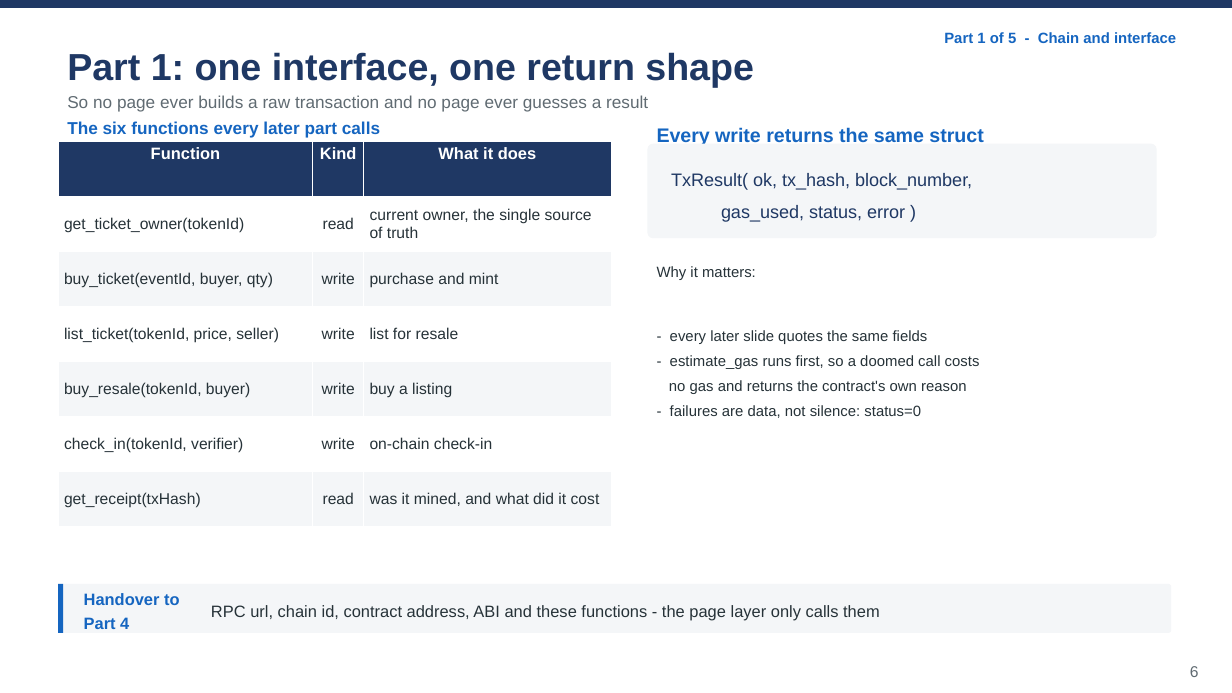
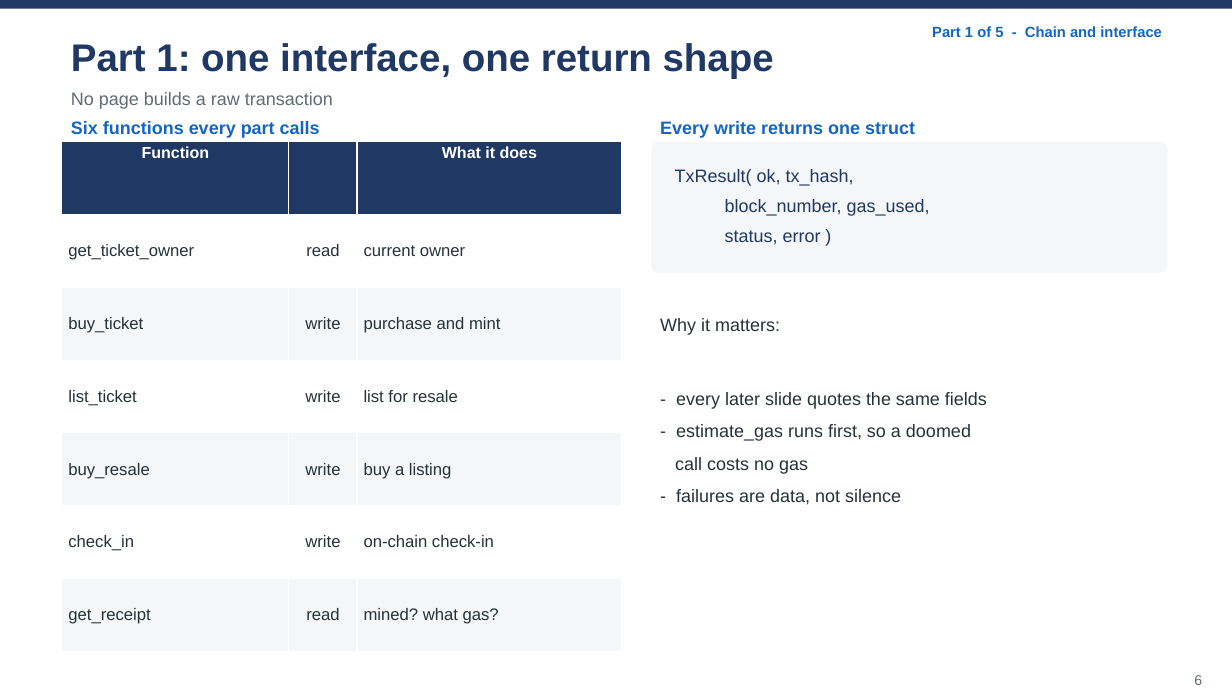
Before and after one commit to wangzai-dao/FTEC5520_AntiScalping, a slide deck: slide 6 of presentation/final_presentation.pptx. Drawn at 1232x693 pixels with LibreOffice and Linux fonts; fonts in the diff are those of the drawing. Boxes give left, top, right and bottom in pixels: in the first picture for what was removed or moved away, otherwise in the second. Text is boxed around its words. In the diff, an @@ line names an element or a change of style, - is before the commit and + after.

```diff
--- a/presentation/final_presentation.pptx
+++ b/presentation/final_presentation.pptx
@@ text "Part 1: one interface, one ..." at [71,43,774,79]: size 29.3 to 30 pt; line spacing 1.25 to 1.15 @@
@@ text "Part 1 of 5 - ...": place and size @@
-text "Part 1 of 5 - ..." at [944,32,1176,43]
+text "Part 1 of 5 - ..." at [932,26,1162,37]
@@ text "Part 1 of 5 - ..." at [932,26,1162,37]: size 11.6 to 11.5 pt; line spacing 1.25 to 1.15 @@
@@ text at [71,92,333,109]: text changed; size 13.4 to 14 pt @@
-So no page ever builds a raw transaction and no page ever guesses a result
+No page builds a raw transaction
@@ table at [62,142,623,652] @@
-row 1, column 2: Kind
+row 1, column 2: 
-row 2, column 1: get_ticket_owner(tokenId)
+row 2, column 1: get_ticket_owner
-row 2, column 3: current owner, the single source of truth
+row 2, column 3: current owner
-row 3, column 1: buy_ticket(eventId, buyer, qty)
+row 3, column 1: buy_ticket
-row 4, column 1: list_ticket(tokenId, price, seller)
+row 4, column 1: list_ticket
-row 5, column 1: buy_resale(tokenId, buyer)
+row 5, column 1: buy_resale
-row 6, column 1: check_in(tokenId, verifier)
+row 6, column 1: check_in
-row 7, column 1: get_receipt(txHash)
+row 7, column 1: get_receipt
-row 7, column 3: was it mined, and what did it cost
+row 7, column 3: mined? what gas?
@@ size 12.8 to 12.5 pt in "Function", "What it does" @@
@@ size 12.2 to 13 pt in "read", "write", "purchase and mint", "write" and 6 more places @@
@@ table: place and size @@
-table at [58,142,612,528]
+table at [62,142,623,652]
@@ text at [71,121,320,138]: text changed; size 13.4 to 14 pt @@
-The six functions every later part calls
+Six functions every part calls
@@ rounded rectangle: place and size @@
-rounded rectangle at [648,144,1157,238]
+rounded rectangle at [652,142,1168,274]
@@ text at [660,121,915,138]: text changed; size 15.2 to 14 pt @@
-Every write returns the same struct
+Every write returns one struct
@@ text at [675,169,930,245]: text changed @@
-TxResult( ok, tx_hash, block_number,
-gas_used, status, error )
+TxResult( ok, tx_hash,
+block_number, gas_used,
+status, error )
@@ text "Why it matters:": place and size @@
-text "Why it matters:" at [657,266,980,418]
+text "Why it matters:" at [660,318,987,505]
@@ text at [660,318,987,409]: size 11.6 to 14 pt in "Why it matters:", "- every later slide quotes the same ..."; line spacing 1.4 to 1.5 @@
@@ text at [675,424,971,505]: text changed; size 11.6 to 14 pt @@
-- estimate_gas runs first, so a doomed call costs
-no gas and returns the contract's own reason
-- failures are data, not silence: status=0
+- estimate_gas runs first, so a doomed
+call costs no gas
+- failures are data, not silence
@@ rounded rectangle removed at [58,584,1172,633] @@
@@ rectangle removed at [58,584,64,633] @@
@@ text removed at [84,593,179,629] @@
-Handover to Part 4
@@ text removed at [211,605,880,621] @@
-RPC url, chain id, contract address, ABI and these functions - the page layer only calls them
@@ text "6": place and size @@
-text "6" at [1190,666,1199,677]
+text "6" at [1194,675,1202,685]
@@ text "6" at [1194,675,1202,685]: size 12.2 to 11 pt; line spacing 1.25 to 1.15 @@
```
Also in this commit, not shown: 22 other slides changed, 1 other file.
